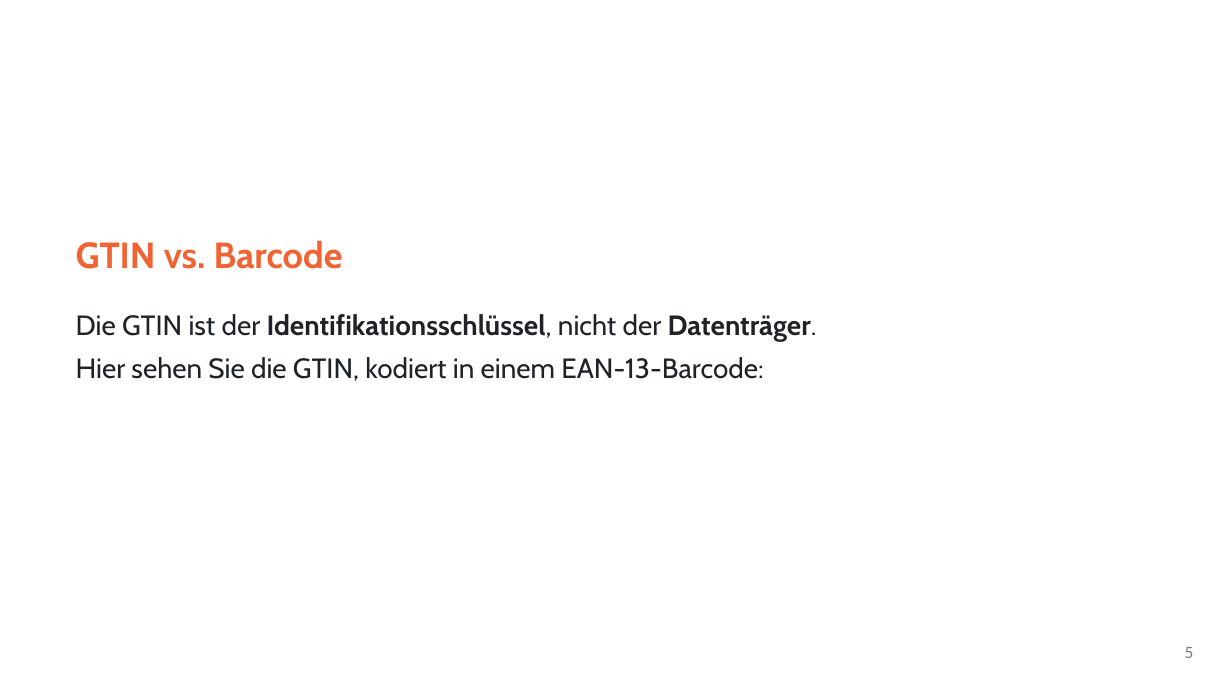
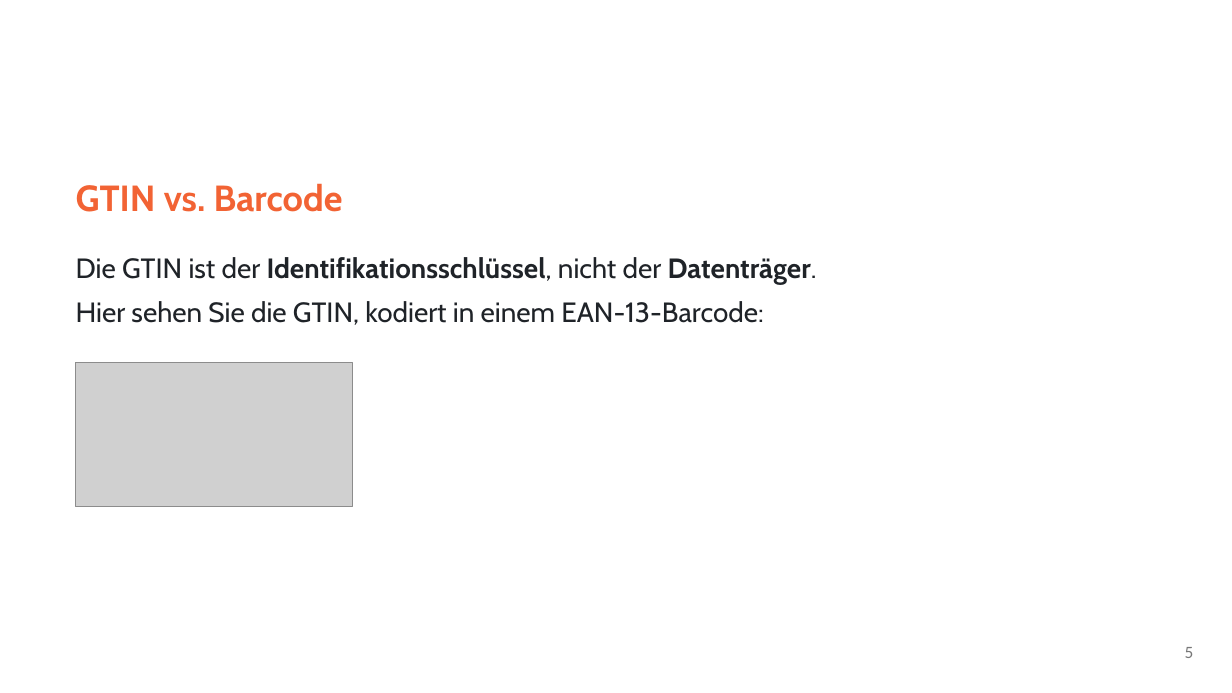
Before and after one commit to RalphTro/STREAMING_LeaningContentExperiments, a slide deck: slide 5 of autoCreatedFiles/01_GTIN_de.pptx. Drawn at 1232x693 pixels with LibreOffice and Linux fonts; fonts in the diff are those of the drawing; grey boxes stand for pictures. Boxes give left, top, right and bottom in pixels: in the first picture for what was removed or moved away, otherwise in the second. Text is boxed around its words. In the diff, an @@ line names an element or a change of style, - is before the commit and + after.

```diff
--- a/autoCreatedFiles/01_GTIN_de.pptx
+++ b/autoCreatedFiles/01_GTIN_de.pptx
@@ text "GTIN vs. Barcode": place and size @@
-text "GTIN vs. Barcode" at (76,240,343,269)
+text "GTIN vs. Barcode" at (76,183,343,212)
@@ text "Die GTIN ist der Identifikationsschlüssel, ...": place and size @@
-text "Die GTIN ist der Identifikationsschlüssel, ..." at (76,314,817,381)
+text "Die GTIN ist der Identifikationsschlüssel, ..." at (76,257,817,325)
@@ picture added at (76,362,353,506) @@
```
Also in this commit, not shown: 2 other slides changed, 1 other file.
